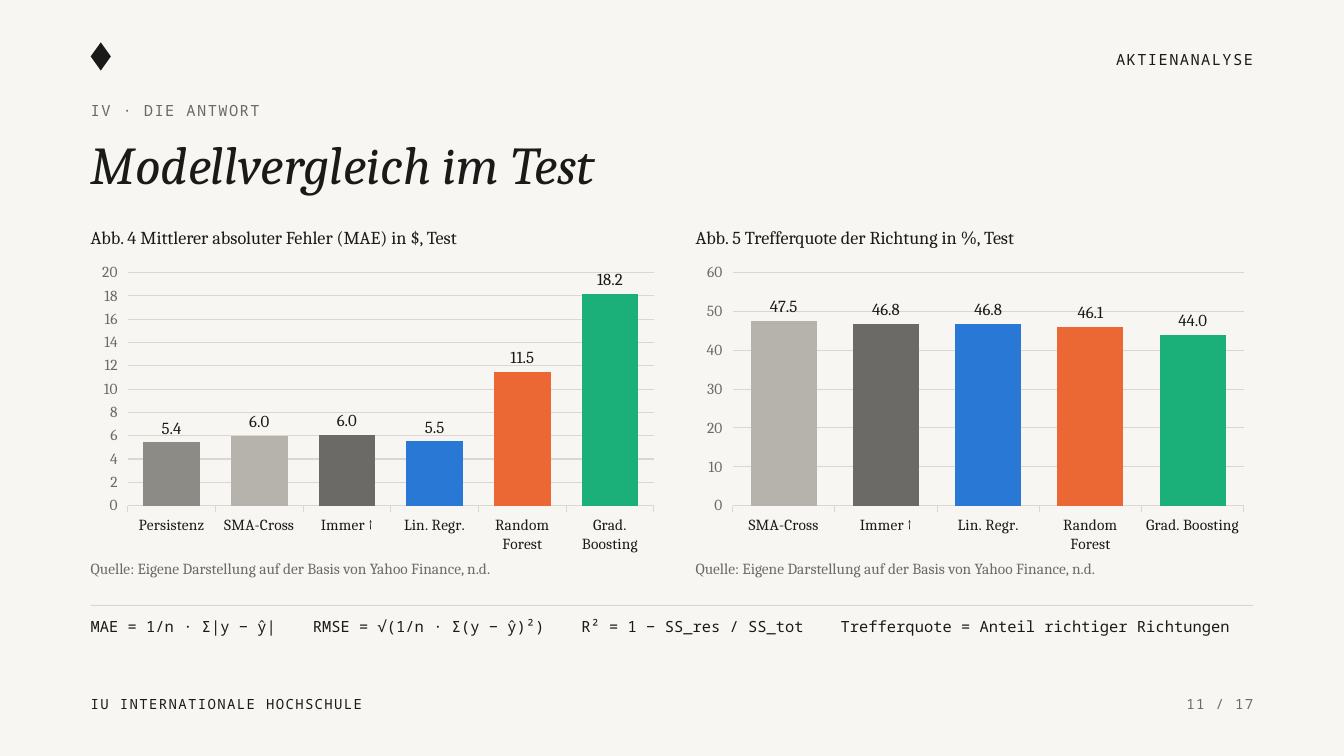
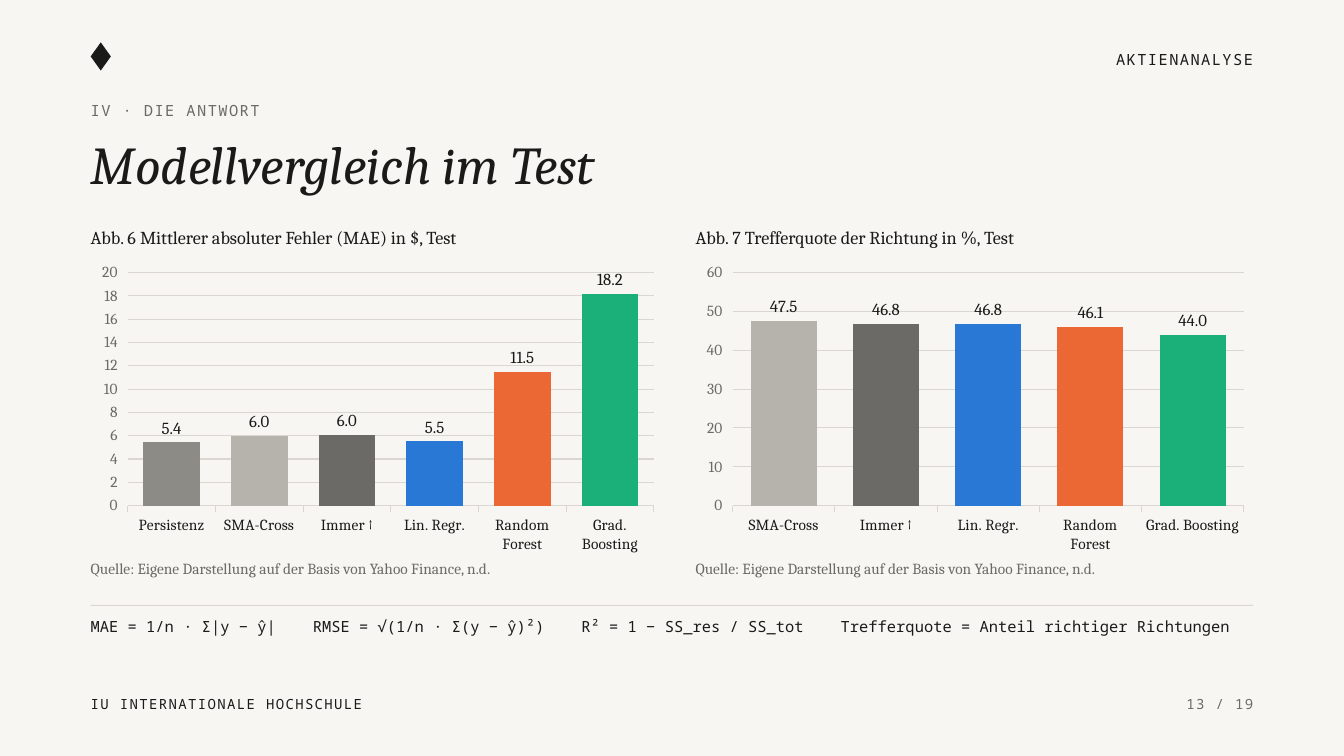
Before and after one commit to KonstantinosLamprou/stockanalysis, a slide deck: slide 13 of presentation/Aktienanalyse_Praesentation.pptx (slide 11 before the commit). Drawn at 1344x756 pixels with LibreOffice and Linux fonts; fonts in the diff are those of the drawing. Boxes give left, top, right and bottom in pixels: in the first picture for what was removed or moved away, otherwise in the second. Text is boxed around its words. In the diff, an @@ line names an element or a change of style, - is before the commit and + after.

```diff
--- a/presentation/Aktienanalyse_Praesentation.pptx
+++ b/presentation/Aktienanalyse_Praesentation.pptx
@@ text at (x1=91, y1=231, x2=456, y2=247): text changed @@
-Abb. 4 Mittlerer absoluter Fehler (MAE) in $, Test
+Abb. 6 Mittlerer absoluter Fehler (MAE) in $, Test
@@ text at (x1=696, y1=231, x2=1014, y2=248): text changed @@
-Abb. 5 Trefferquote der Richtung in %, Test
+Abb. 7 Trefferquote der Richtung in %, Test
@@ text at (x1=1186, y1=699, x2=1253, y2=709): text changed @@
-11 / 17
+13 / 19
```
Also in this commit, not shown: 16 other slides changed, 2 slides added, 16 other files.
